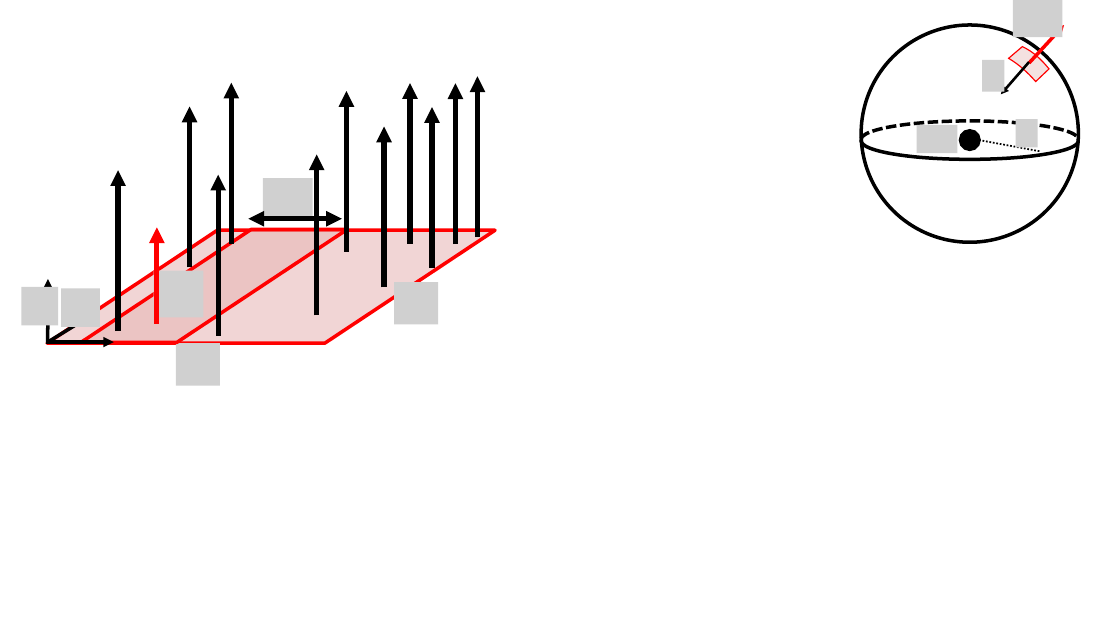
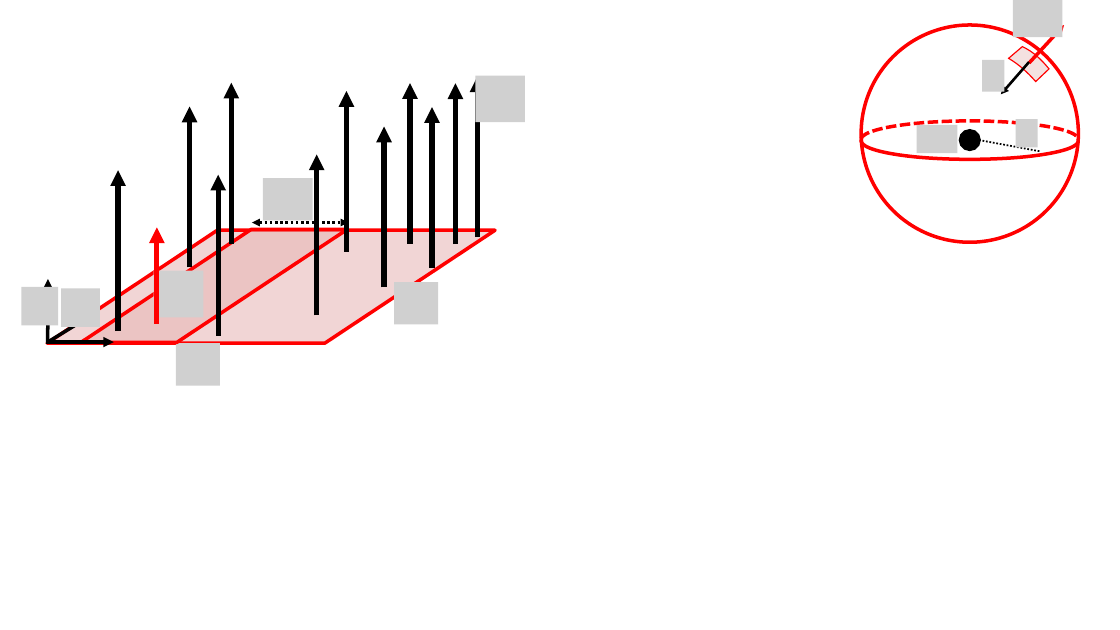
Before and after one commit to OSTP/PhysicsArtofModelling, a slide deck: slide 4 of tex/figures/Gauss/Figures.pptx. Drawn at 1120x630 pixels with LibreOffice and Linux fonts; fonts in the diff are those of the drawing; grey boxes stand for pictures; background and template pictures are left out. Boxes give left, top, right and bottom in pixels: in the first picture for what was removed or moved away, otherwise in the second. Text is boxed around its words. In the diff, an @@ line names an element or a change of style, - is before the commit and + after.

```diff
--- a/tex/figures/Gauss/Figures.pptx
+++ b/tex/figures/Gauss/Figures.pptx
@@ ellipse at [861, 25, 1079, 243]: outline #000000 3 pt to #FF0000 3 pt @@
@@ picture added at [476, 76, 525, 122] @@
@@ arc (boxed as its full ellipse) at [861, 123, 1079, 160]: outline #000000 3 pt to #FF0000 3 pt @@
@@ arc (boxed as its full ellipse) at [861, 121, 1079, 158]: outline #000000 3 pt dashed to #FF0000 3 pt dashed @@
@@ arrow removed from (294, 218) to (249, 218) @@
@@ arrow moved from (283, 218) - (342, 218) to (252, 223) - (349, 223) @@
@@ arrow (252, 223) - (349, 223): arrow to double arrow; stroke #000000 4.5 pt to #000000 2.25 pt dashed @@
```
Also in this commit, not shown: 1 other slide changed, 1 slide added, 1 slide removed, 8 other files.
